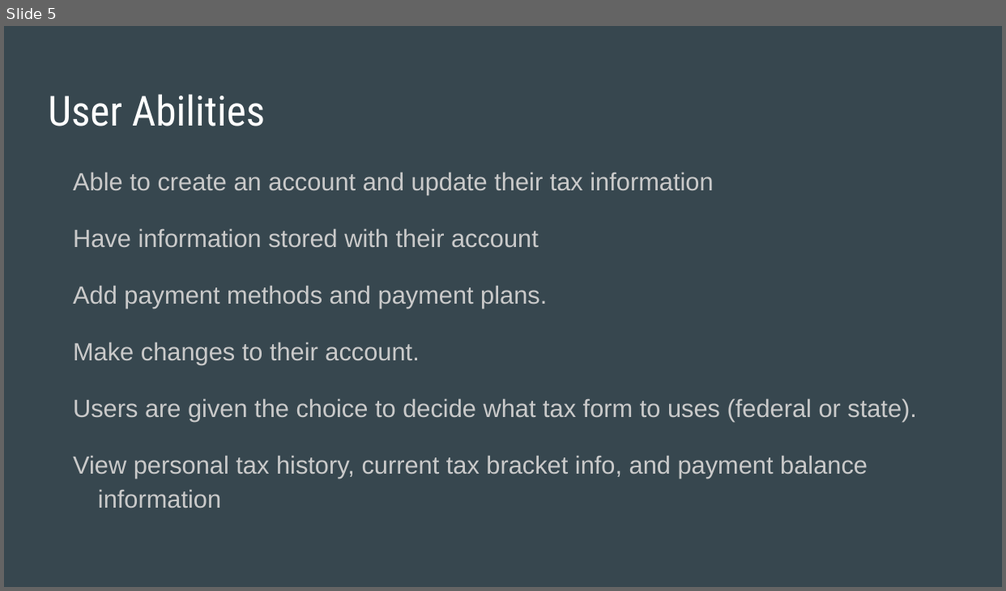
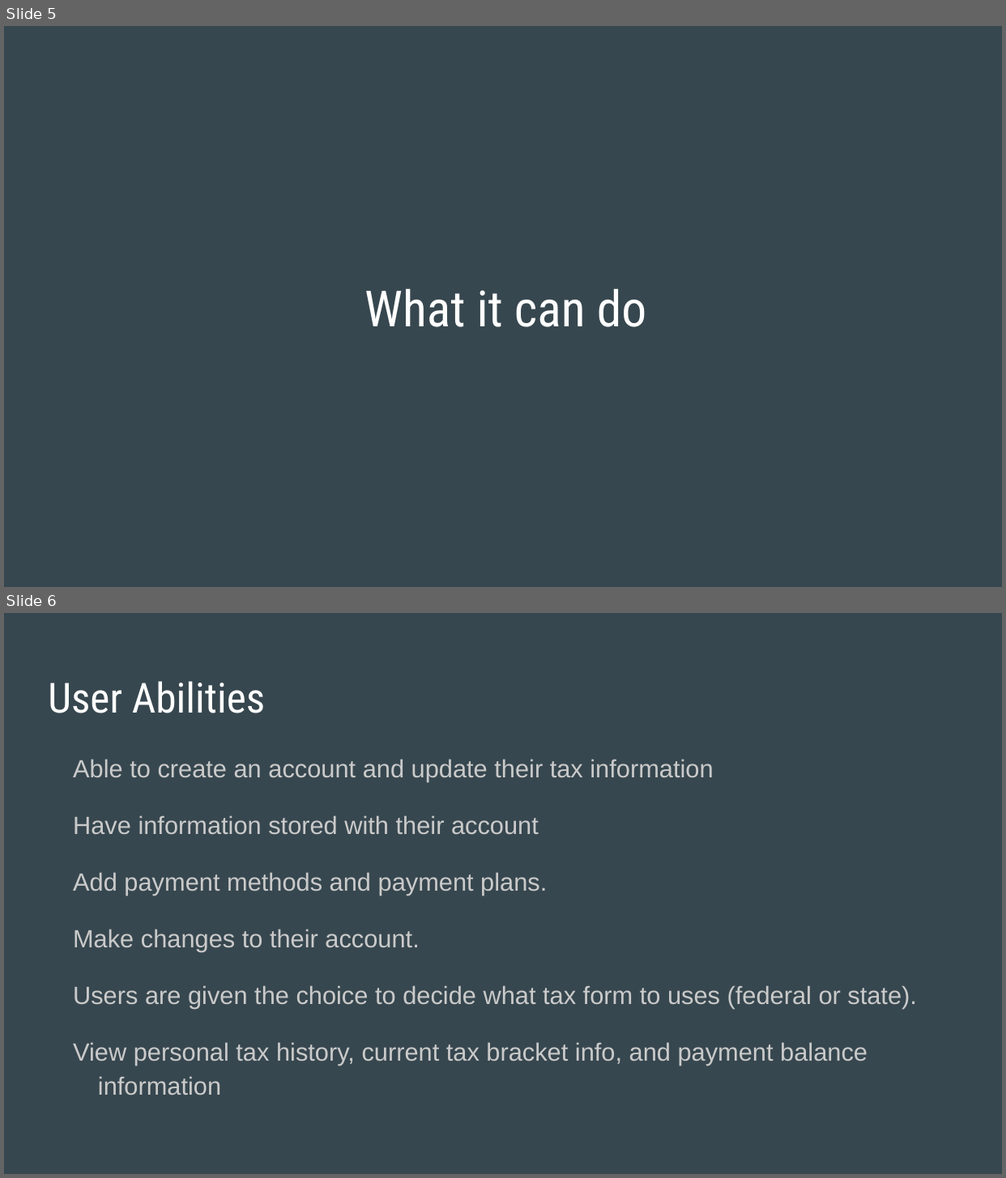
Before and after one commit to patthickey/software_engineering, a slide deck: Software Engineering.pptx. Shown one above the other, each under a label of ours: slide 5 before the commit, slides 5 and 6 after it. The pictures are 1006x591 and 1006x1178 pixels, drawn with LibreOffice and Linux fonts; fonts in the diff are those of the drawing. Boxes give left, top, right and bottom in pixels: in the first picture for what was removed or moved away, otherwise in the second. Text is boxed around its words. In the diff, an @@ line names an element or a change of style, - is before the commit and + after.

```diff
--- a/Software Engineering.pptx
+++ b/Software Engineering.pptx
@@ slide 5 added at (4,26,1002,587), background #37474F @@
@@ title added at (364,289,646,327), 36 pt, text #FFFFFF @@
+What it can do
@@ what was slide 5 is now slide 6 @@
```
Also in this commit, not shown: 2 other slides added, 1 other file.
